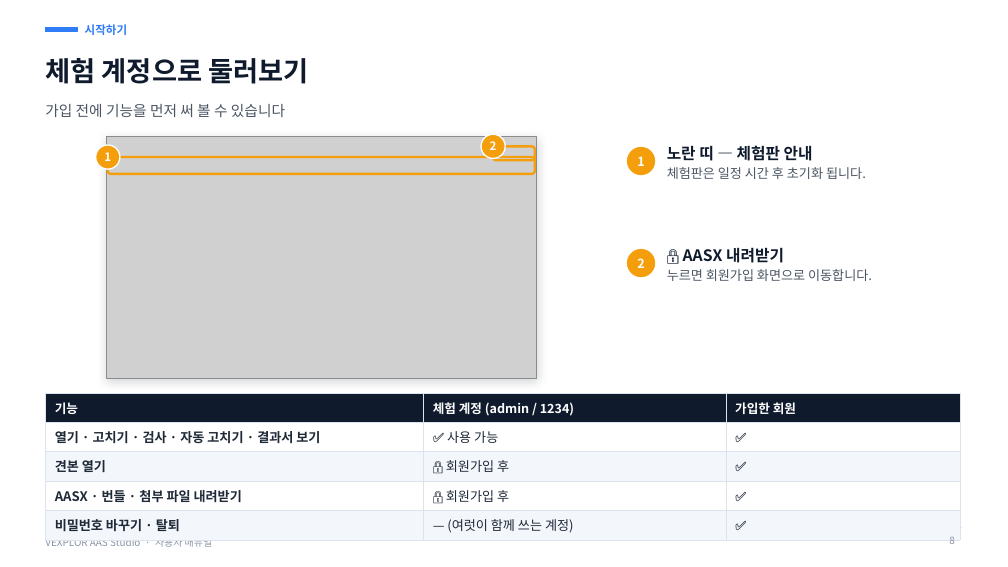
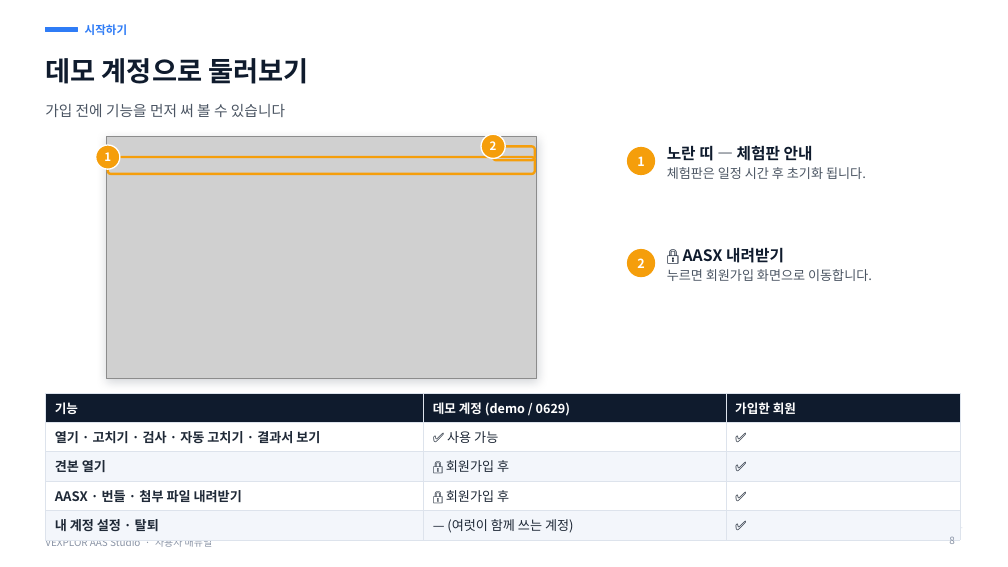
Before and after one commit to waceinc/vexplor-aas, a slide deck: slide 8 of VEXPLOR_AAS_Studio_user_manual.pptx. Drawn at 1008x567 pixels with LibreOffice and Linux fonts; fonts in the diff are those of the drawing; grey boxes stand for pictures. Boxes give left, top, right and bottom in pixels: in the first picture for what was removed or moved away, otherwise in the second. Text is boxed around its words. In the diff, an @@ line names an element or a change of style, - is before the commit and + after.

Commit message:
소개 페이지 — 데모 계정 demo / 0629 · 로그인 그림 · 사용자 매뉴얼 새 판

```diff
--- a/VEXPLOR_AAS_Studio_user_manual.pptx
+++ b/VEXPLOR_AAS_Studio_user_manual.pptx
@@ title at (45,58,308,84): text changed @@
-체험 계정으로 둘러보기
+데모 계정으로 둘러보기
@@ table at (45,393,960,537) @@
-row 1, column 2: 체험 계정 (admin / 1234)
+row 1, column 2: 데모 계정 (demo / 0629)
-row 5, column 1: 비밀번호 바꾸기 · 탈퇴
+row 5, column 1: 내 계정 설정 · 탈퇴
```
Also in this commit, not shown: 11 other slides changed, 1 slide added, 2 other files.
